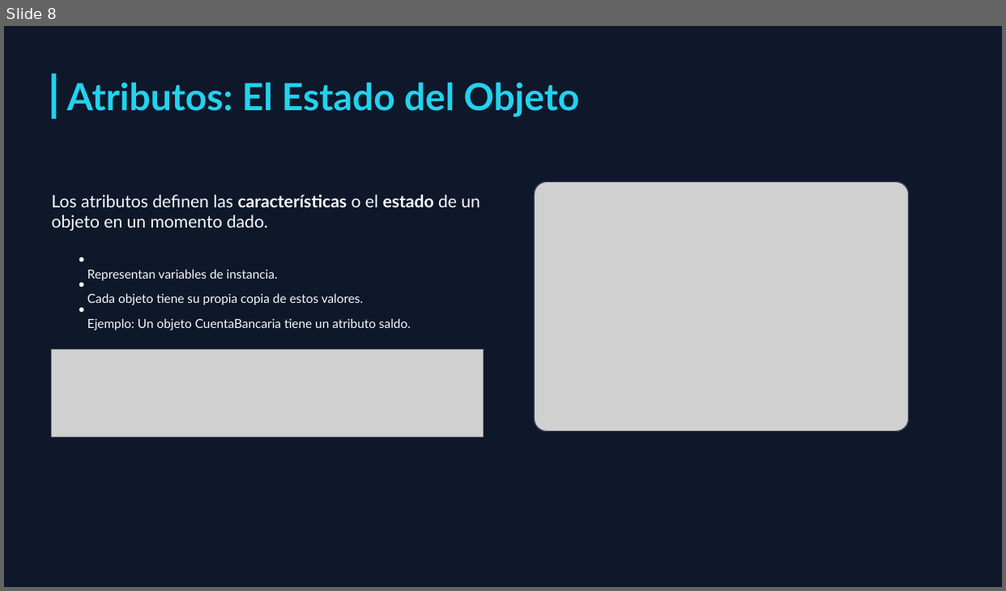
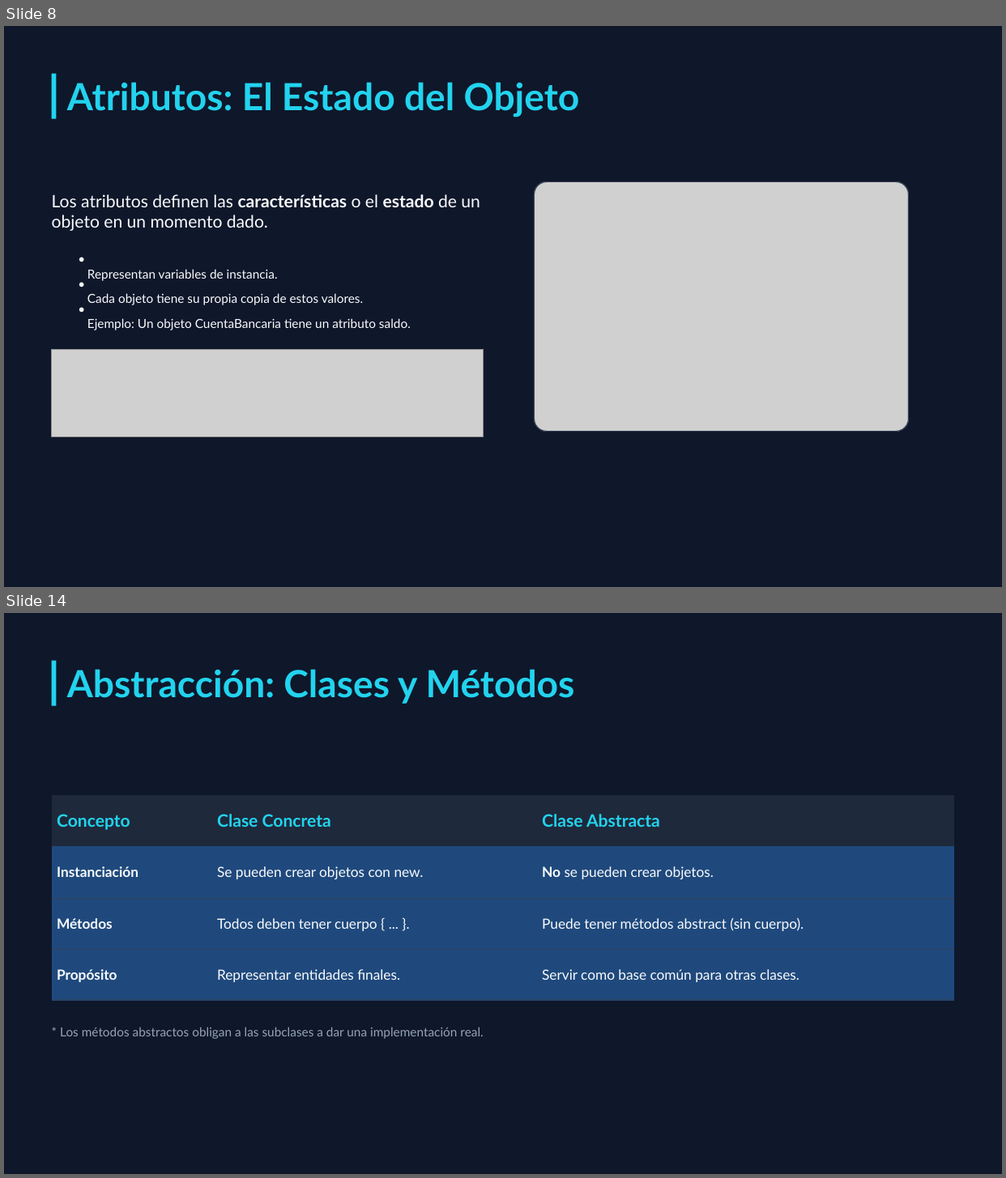
Before and after one commit to MelvinSevilla/programacionBasica, a slide deck: II UNIDAD/Presentaciones/II UNIDAD Programación Orientada a Objetos.pptx. Shown one above the other, each under a label of ours: slide 8 before the commit, slides 8 and 14 after it; the slides between them are not shown. The pictures are 1006x591 and 1006x1178 pixels, drawn with LibreOffice and Linux fonts; fonts in the diff are those of the drawing; grey boxes stand for pictures; background and template pictures are left out. Boxes give left, top, right and bottom in pixels: in the first picture for what was removed or moved away, otherwise in the second. Text is boxed around its words. In the diff, an @@ line names an element or a change of style, - is before the commit and + after.

```diff
--- a/II UNIDAD/Presentaciones/II UNIDAD Programación Orientada a Objetos.pptx
+++ b/II UNIDAD/Presentaciones/II UNIDAD Programación Orientada a Objetos.pptx
@@ slide 14 added at bbox=[4, 613, 1002, 1174], background picture (left out) @@
@@ rectangle added at bbox=[52, 661, 57, 706], fill #22D3EE @@
@@ text added at bbox=[67, 669, 575, 704], 36 pt, text #22D3EE, bold @@
+Abstracción: Clases y Métodos
@@ table added at bbox=[52, 795, 955, 1041], 4 rows, 3 columns @@
+Concepto | Clase Concreta | Clase Abstracta
+Instanciación | Se pueden crear objetos con new. | No se pueden crear objetos.
+Métodos | Todos deben tener cuerpo { ... }. | Puede tener métodos abstract (sin cuerpo).
+Propósito | Representar entidades finales. | Servir como base común para otras clases.
@@ rectangle added at bbox=[52, 898, 212, 899], fill #334155 @@
@@ rectangle added at bbox=[212, 898, 537, 899], fill #334155 @@
@@ rectangle added at bbox=[537, 898, 955, 899], fill #334155 @@
@@ rectangle added at bbox=[52, 949, 212, 950], fill #334155 @@
@@ rectangle added at bbox=[212, 949, 537, 950], fill #334155 @@
@@ rectangle added at bbox=[537, 949, 955, 950], fill #334155 @@
@@ rectangle added at bbox=[52, 1000, 212, 1001], fill #334155 @@
@@ rectangle added at bbox=[212, 1000, 537, 1001], fill #334155 @@
@@ rectangle added at bbox=[537, 1000, 955, 1001], fill #334155 @@
@@ text added at bbox=[60, 1027, 483, 1039], 12 pt, text #94A3B8 @@
+* Los métodos abstractos obligan a las subclases a dar una implementación real.
```
Also in this commit, not shown: 7 other slides added, 1 slide removed, 2 other files.
